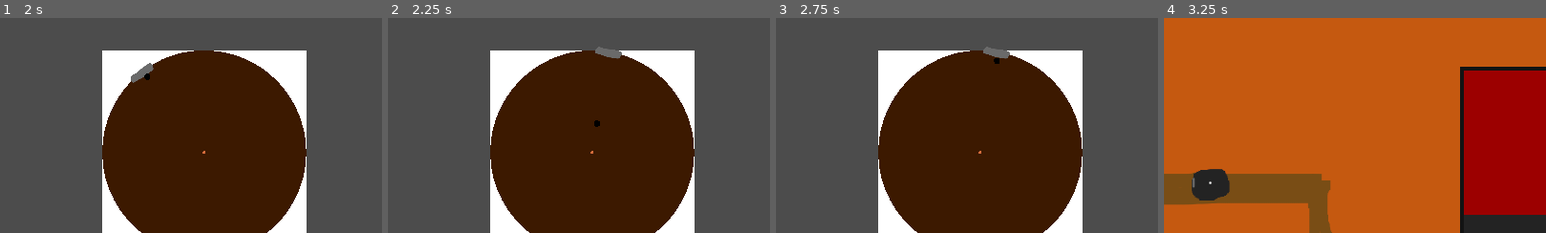
Above: before the commit, frames 1-4 (left to right).
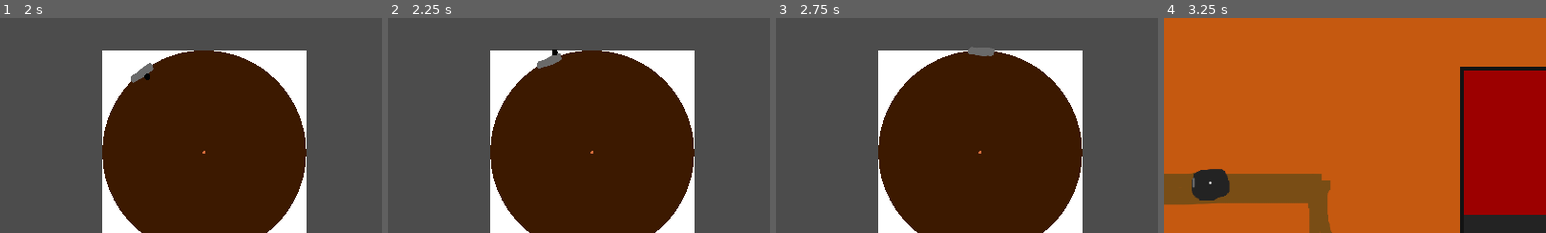
Above: after the commit, the same moments.

Repository: Paulpanther/GameJam11
Game: Godot game, scene res://Scenes/RoomSideTemplate.tscn
Same seed, same stepped clock (60 frames per second), same inputs: the game is played once before the commit and once after it.
Inputs (mouse positions are % of the whole screen's width and height, from its top left):
- Up to frame 1 (2 s): tap Enter at 0.5 s; move the mouse to (29, 57) at 0.52 s; click (29, 57) at 0.67 s; move the mouse to (45, 9) at 1.27 s; click (45, 9) at 1.42 s
- Up to frame 2 (2.25 s): move the mouse to (54, 9) at 2.02 s; click (54, 9) at 2.17 s
- Up to frame 3 (2.75 s): no input
- Up to frame 4 (3.25 s): move the mouse to (5, 9) at 2.77 s; click (5, 9) at 2.92 s
The pictures show only the part of the screen within x 23-73%, y 19-69%; the shares and areas given below are measured in that part.

Frame 1 is identical in both runs. In frame 2, 0.5% of the frame differs, in the area x 39-62%, y 13-51%; in frame 3, 0.3%; in frame 4, nothing differs.

Commit message:
Add window sprite

Diff:
--- a/Scenes/CatMouse.tscn
+++ b/Scenes/CatMouse.tscn
@@ -41,9 +41,9 @@
 texture = ExtResource( 4 )
 script = ExtResource( 1 )
 
-[node name="PlayerArea" type="Area2D" parent="player"]
+[node name="Area2D" type="Area2D" parent="player"]
 
-[node name="CollisionShape2D" type="CollisionShape2D" parent="player/PlayerArea"]
+[node name="CollisionShape2D" type="CollisionShape2D" parent="player/Area2D"]
 shape = SubResource( 2 )
 
 [node name="Camera2D" type="Camera2D" parent="."]
--- /dev/null
+++ b/Scenes/Window.tscn
@@ -0,0 +1,32 @@
+[gd_scene load_steps=6 format=2]
+
+[ext_resource path="res://Scripts/window.gd" type="Script" id=1]
+[ext_resource path="res://Sprites/Window/window_closed.png" type="Texture" id=2]
+[ext_resource path="res://Sprites/Window/window_open_big.png" type="Texture" id=3]
+[ext_resource path="res://Sprites/Window/window_open_small.png" type="Texture" id=4]
+
+[sub_resource type="RectangleShape2D" id=1]
+extents = Vector2( 70.3485, 67.1063 )
+
+[node name="Window" type="Node2D"]
+script = ExtResource( 1 )
+
+[node name="Closed" type="Sprite" parent="."]
+texture = ExtResource( 2 )
+
+[node name="OpenSmall" type="Sprite" parent="."]
+texture = ExtResource( 4 )
+
+[node name="OpenBig" type="Sprite" parent="."]
+texture = ExtResource( 3 )
+
+[node name="WindowTrigger" type="Area2D" parent="."]
+
+[node name="CollisionShape2D" type="CollisionShape2D" parent="WindowTrigger"]
+shape = SubResource( 1 )
+
+[node name="PaperTrigger" type="Area2D" parent="."]
+
+[node name="CollisionShape2D" type="CollisionShape2D" parent="PaperTrigger"]
+position = Vector2( 248.719, 247.221 )
+shape = SubResource( 1 )
--- /dev/null
+++ b/Scripts/window.gd
@@ -0,0 +1,7 @@
+extends Node
+
+
+export (bool) var interactable = false
+
+func set_state(new_state):
+	pass
Binary file added: Sprites/Window/window_closed.png
Not shown, added: Sprites/Window/window_closed.png.import
Binary file added: Sprites/Window/window_open_big.png
Not shown, added: Sprites/Window/window_open_big.png.import
Binary file added: Sprites/Window/window_open_small.png
Not shown, added: Sprites/Window/window_open_small.png.import
